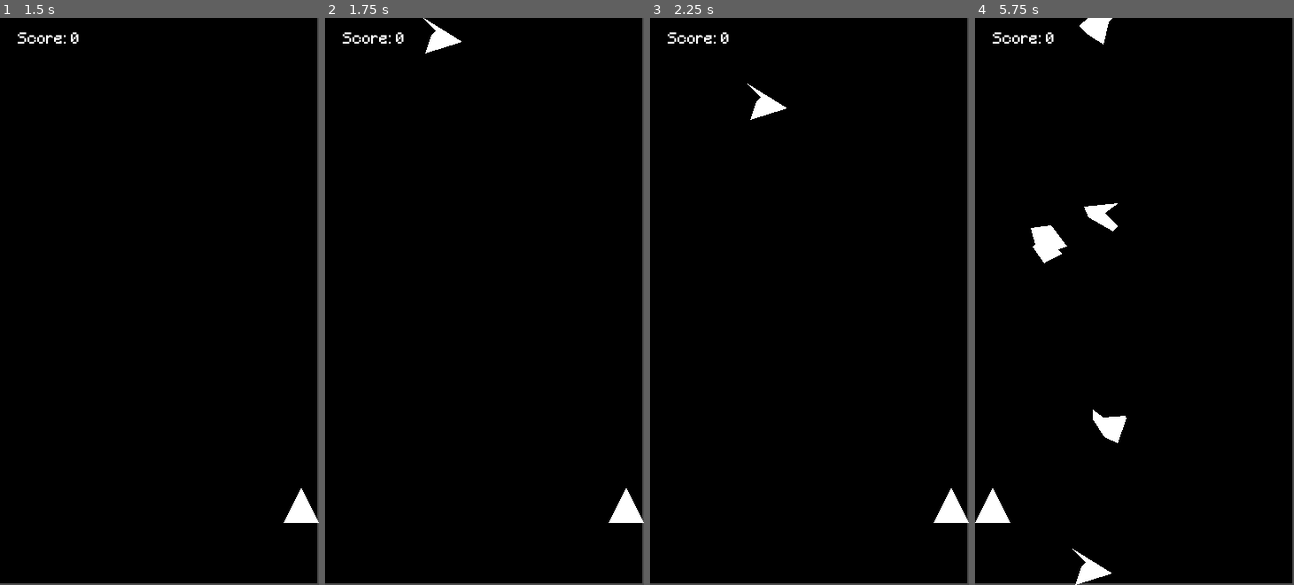
Above: before the commit, frames 1-4 (left to right).
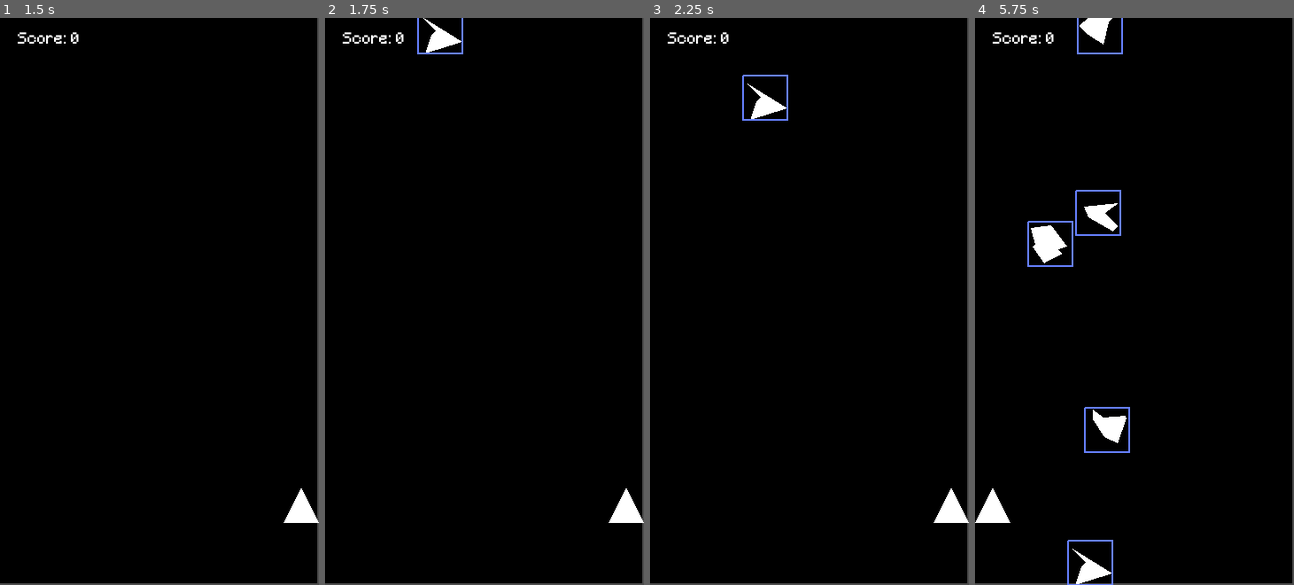
Above: after the commit, the same moments.

Repository: nice-shot/godot_shmup
Game: Godot game, scene res://scenes/main.tscn
The game is run twice, just before and just after one commit, with the same random seed, the same clock (stepped at 60 frames per second) and the same inputs.
Inputs:
- Up to frame 1 (1.5 s): tap Enter (ui_accept) at 0.5, 0.77 s; hold Right (ui_right) 0.53-1.28 s; hold Down (ui_down) from 1.28 s (still down)
- Up to frame 2 (1.75 s): keep holding Down (ui_down); tap Enter (ui_accept) at 1.52 s
- Up to frame 3 (2.25 s): release Down (ui_down) at 2.03 s; hold Right (ui_right) from 2.03 s (still down)
- Up to frame 4 (5.75 s): release Right (ui_right) at 2.78 s; hold Up (ui_up) 2.78-3.53 s; tap Enter (ui_accept) at 3.02, 3.77, 4.52 s; hold Left (ui_left) 3.53-5.03 s; hold Down (ui_down) from 5.03 s (still down)

Frame 1 is identical in both runs. In frame 2, 0.1% of the frame differs, in the area x 28-44%, y 0-7%; in frame 3, 0.2%; in frame 4, 0.8%, in the area x 16-49%, y 0-100%.

Commit message:
added a frame to the asteroids to see invisible ones

Diff:
--- a/scenes/asteroid.tscn
+++ b/scenes/asteroid.tscn
@@ -40,3 +40,7 @@
 [node name="ExplodeSFX" type="AudioStreamPlayer" parent="."]
 stream = SubResource( 2 )
 volume_db = -4.0
+
+[node name="Outline" type="Line2D" parent="."]
+points = PoolVector2Array( -25, -25, 25, -25, 25, 25, -25, 25, -25, -25 )
+width = 2.0
